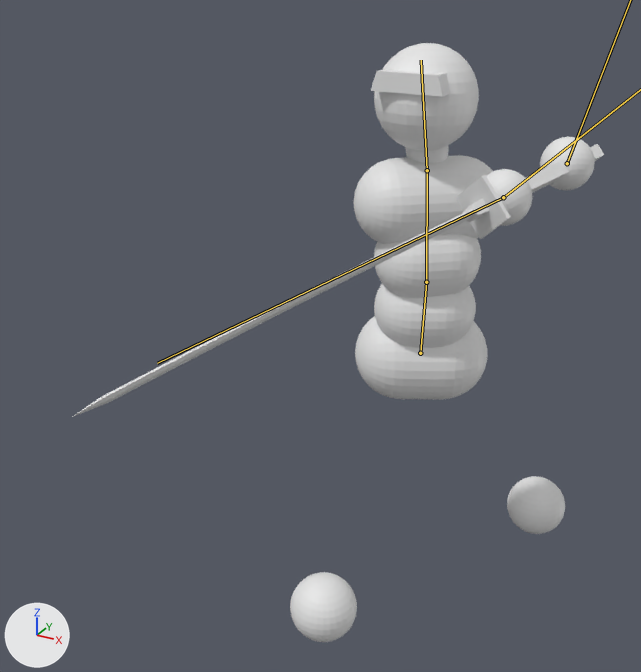
An edit to the glTF model assets/models/simple_combat_char.glb, drawn before and after from the same camera.
One viewpoint serves both versions: a camera (50 mm lens) standing at (0.85, -2.11, 1.88) and looking at (-0.16, -0.27, 0.96). Arrows for +X, +Y and +Z are at lower left; the lights stay in place. Both versions are drawn at frame 15 of the action 'Ready_parry'; the numbers are the values there. The bones that change are drawn over the model as lines.

In view in the first picture: 'Body', 'Sword'.
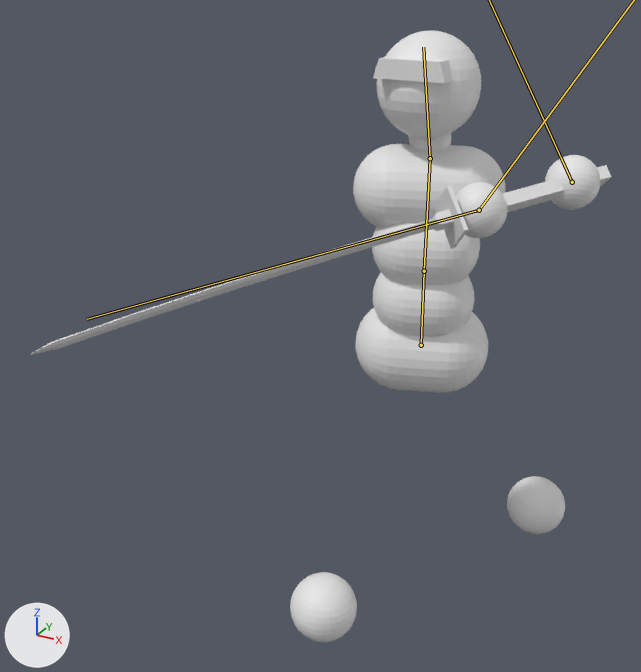
Patch to the scene script:
```diff
--- a/assets/models/simple_combat_char.glb.py
+++ b/assets/models/simple_combat_char.glb.py
@@ bone_lower_back @@
 bone_lower_back = bpy.data.objects['Armature'].pose.bones['Lower back']  # child of 'Root bone'
-bone_lower_back.location = (0.0, -0.085, -0.008)
-bone_lower_back.rotation_quaternion = (0.969, -0.065, 0.235, 0.041)  # degrees (-7, 27, 3)
+bone_lower_back.location = (0.0, -0.06, -0.006)
+bone_lower_back.rotation_quaternion = (0.985, -0.042, 0.163, 0.023)  # degrees (-5, 19, 2)
@@ bone_upper_back @@
 bone_upper_back = bpy.data.objects['Armature'].pose.bones['Upper back']  # child of 'Lower back'
-bone_upper_back.rotation_quaternion = (0.991, 0.074, 0.115, -0.007)  # degrees (9, 13, 0)
+bone_upper_back.rotation_quaternion = (0.999, 0.05, 0.018, -0.001)  # degrees (6, 2, 0)
@@ bone_head @@
 bone_head = bpy.data.objects['Armature'].pose.bones['Head']  # child of 'Upper back'
-bone_head.rotation_quaternion = (0.942, 0.0, -0.322, -0.095)  # degrees (4, -37, -13)
+bone_head.rotation_quaternion = (0.985, 0.0, -0.166, -0.049)  # degrees (1, -19, -6)
@@ bone_hand_l @@
 bone_hand_l = bpy.data.objects['Armature'].pose.bones['Hand.L']  # child of 'Root bone'
-bone_hand_l.location = (0.041, -0.357, -0.058)
-bone_hand_l.rotation_quaternion = (0.796, -0.528, -0.09, -0.283)  # degrees (-62, -26, -23)
+bone_hand_l.location = (0.012, -0.329, -0.108)
+bone_hand_l.rotation_quaternion = (0.691, -0.66, -0.137, -0.26)  # degrees (-84, -32, -12)
@@ bone_hand_r @@
 bone_hand_r = bpy.data.objects['Armature'].pose.bones['Hand.R']  # child of 'Root bone'
-bone_hand_r.location = (0.001, -1.016, 0.271)
-bone_hand_r.rotation_quaternion = (0.349, 0.01, -0.218, -0.911)  # degrees (24, -8, -140)
+bone_hand_r.location = (-0.03, -0.969, 0.288)
+bone_hand_r.rotation_quaternion = (0.344, -0.049, -0.376, -0.859)  # degrees (41, -20, -144)
@@ bone_sword_attachment @@
 bone_sword_attachment = bpy.data.objects['Armature'].pose.bones['Sword attachment']  # child of 'Root bone'
-bone_sword_attachment.location = (1.016, 0.271, -0.001)
-bone_sword_attachment.rotation_quaternion = (-0.349, -0.218, 0.911, 0.01)  # degrees (-13, -141, 31)
+bone_sword_attachment.location = (0.969, 0.288, 0.029)
+bone_sword_attachment.rotation_quaternion = (-0.344, -0.376, 0.859, -0.049)  # degrees (-13, -141, 52)
```

Pixel boxes [x1, y1, x2, y2] of what changed, in the pictures (641 x 672 px):
'Body', posed
    before: [290, 43, 595, 642]
    after: [290, 31, 601, 642]
'Sword', posed (9% wider, 30% shorter)
    before: [73, 144, 604, 417]
    after: [30, 165, 611, 355]
bone 'Lower back', root to tip
    before: (420, 353) to (426, 282)
    after: (421, 345) to (424, 271)
bone 'Upper back', root to tip
    before: (426, 282) to (427, 170)
    after: (424, 271) to (430, 158)
bone 'Head', root to tip
    before: (427, 170) to (421, 60)
    after: (430, 158) to (423, 47)
bone 'Sword attachment', root to tip
    before: (503, 197) to (157, 363)
    after: (479, 210) to (87, 319)
